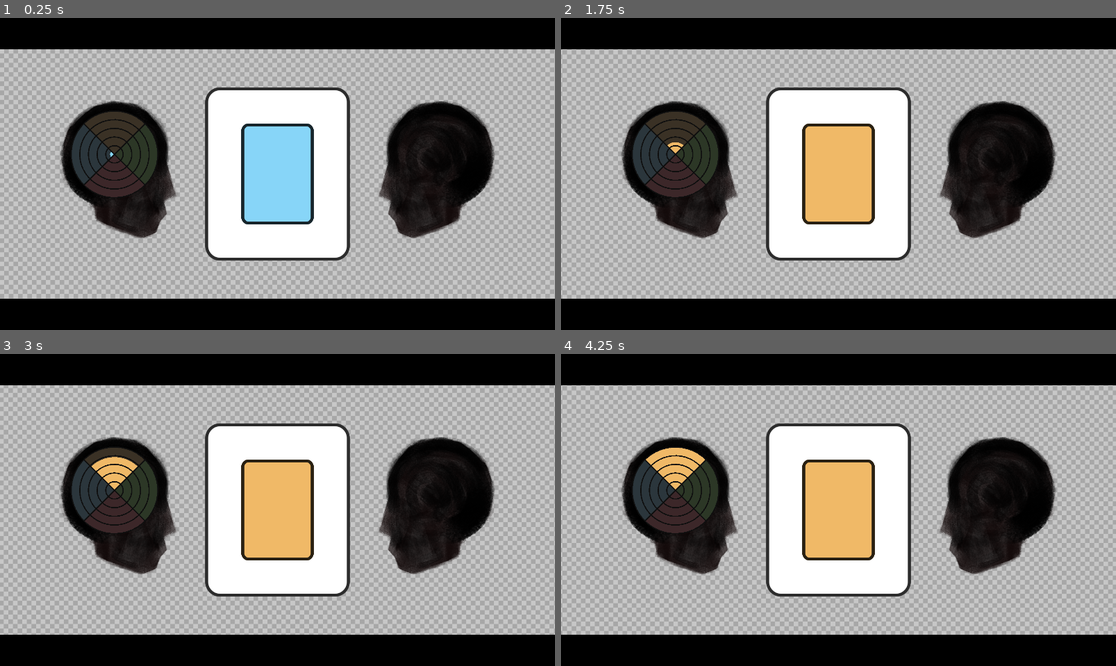
Above: before the commit, frames 1-4 (two rows, left to right).
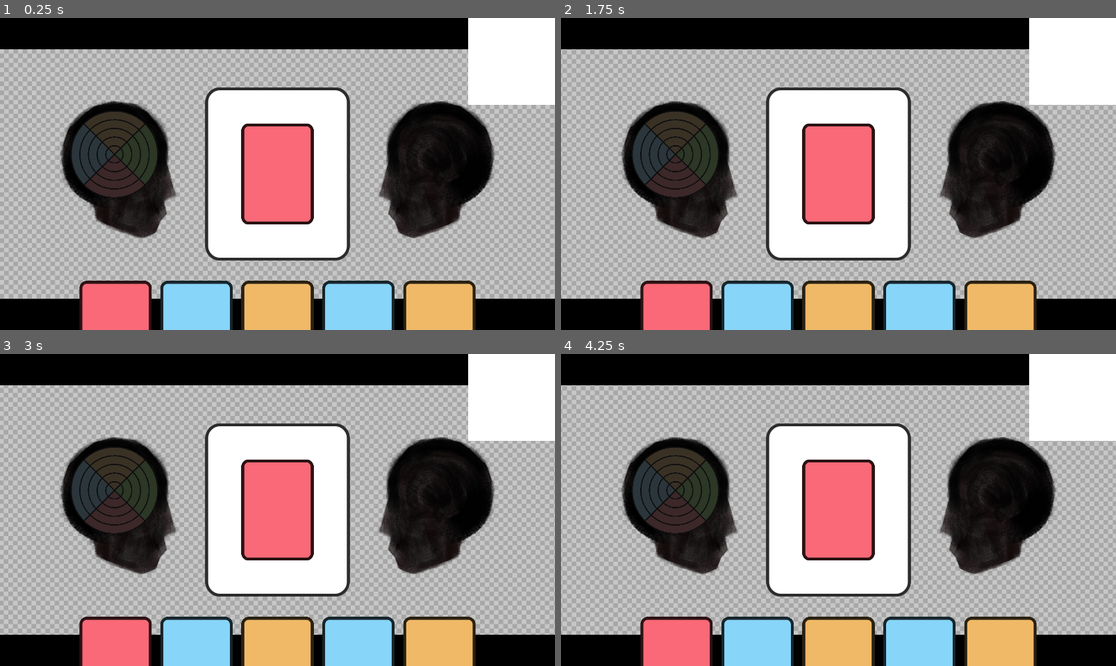
Above: after the commit, the same moments.

Repository: ChristopherMackin/philosophy-game
Game: Godot game, scene res://levels/debate_scene/debate_scene.tscn
Two runs of this game, one before a commit and one after it. Both use one fixed random seed, a clock stepped at 60 frames per second and the inputs below.
Inputs (mouse positions are in pixels of both pictures, inside the frame that each line leads up to):
- Up to frame 1 (0.25 s): no input
- Up to frame 2 (1.75 s): move the mouse to (960, 158) at 0.52 s; click (960, 158) at 0.67 s; move the mouse to (727, 189) at 1.27 s; click (727, 189) at 1.42 s
- Up to frame 3 (3 s): move the mouse to (333, 441) at 2.02 s; click (333, 441) at 2.17 s; move the mouse to (249, 572) at 2.77 s; click (249, 572) at 2.92 s
- Up to frame 4 (4.25 s): tap Enter at 3.5 s; move the mouse to (1005, 556) at 3.52 s; click (1005, 556) at 3.67 s

The runs differ from the first frame. In frame 1, 18% of the frame differs, in the area x 14-100%, y 0-100%; in frame 2, 18%; in frame 3, 19%; in frame 4, 19%.

Commit message:
Added in simple hand implementation

Diff:
--- a/levels/debate_scene/debate_scene.tscn
+++ b/levels/debate_scene/debate_scene.tscn
@@ -1,17 +1,18 @@
-[gd_scene load_steps=19 format=3 uid="uid://bnic63llbdfni"]
+[gd_scene load_steps=20 format=3 uid="uid://bnic63llbdfni"]
 
 [ext_resource type="Script" path="res://levels/debate_scene/debate_scene_manager.gd" id="1_g6ghv"]
 [ext_resource type="Resource" uid="uid://b78boumde1kyk" path="res://system/debate/debate_manager.tres" id="2_i7n4i"]
 [ext_resource type="Shader" path="res://ui/panning_background.gdshader" id="2_pghej"]
 [ext_resource type="Texture2D" uid="uid://ds4nko86gxxsk" path="res://graphics/colorable_checkerboard.png" id="3_cx2hn"]
 [ext_resource type="Resource" uid="uid://d21frda3buspp" path="res://system/character/cpu_1.tres" id="3_dlycd"]
-[ext_resource type="Resource" uid="uid://b84dlq5bco5u" path="res://system/character/cpu_2.tres" id="4_1im8u"]
+[ext_resource type="Resource" uid="uid://byrpux6co0rrw" path="res://system/character/player.tres" id="4_oy81x"]
 [ext_resource type="Script" path="res://scripts/ui/border_control.gd" id="4_xa7gu"]
 [ext_resource type="Script" path="res://scripts/ui/worldspace_hand_ui.gd" id="5_ydk6y"]
 [ext_resource type="PackedScene" uid="uid://cx2gcwo1r71x6" path="res://prefabs/card.tscn" id="6_w84ho"]
 [ext_resource type="Script" path="res://scripts/ui/spread_sprite_container.gd" id="7_ggt8l"]
 [ext_resource type="Texture2D" uid="uid://eejey7xdr2qw" path="res://graphics/PlayerHead.png" id="8_t8onx"]
 [ext_resource type="Script" path="res://scripts/ui/meter_ui.gd" id="9_bqo1k"]
+[ext_resource type="Resource" uid="uid://beevy52aqog34" path="res://system/character/brain/player_brain.tres" id="9_okuc1"]
 [ext_resource type="Texture2D" uid="uid://bnkss4i2rstqj" path="res://graphics/SpeechBubble.png" id="10_w20x3"]
 [ext_resource type="Script" path="res://levels/debate_scene/worldspace_debate_ui.gd" id="11_e7gte"]
 [ext_resource type="Texture2D" uid="uid://bm8tj1s26gjlg" path="res://graphics/TestCard.png" id="12_lrfbd"]
@@ -29,13 +30,14 @@
 
 [node name="Root" type="Node2D"]
 
-[node name="DebateSceneManager" type="Node2D" parent="." node_paths=PackedStringArray("meter_ui", "debate_ui")]
+[node name="DebateSceneManager" type="Node2D" parent="." node_paths=PackedStringArray("meter_ui", "debate_ui", "player_ui")]
 script = ExtResource("1_g6ghv")
 debate_manager = ExtResource("2_i7n4i")
-character_1 = ExtResource("3_dlycd")
-character_2 = ExtResource("4_1im8u")
+proactive_character = ExtResource("3_dlycd")
+reactive_character = ExtResource("4_oy81x")
 meter_ui = NodePath("../Player/PlayerSprite/MeterSprite")
 debate_ui = NodePath("../WorldspaceDebateUI")
+player_ui = NodePath("../WorldspaceHandUI")
 
 [node name="WorldEnvironment" type="WorldEnvironment" parent="."]
 environment = SubResource("Environment_urq48")
@@ -86,7 +88,6 @@
 color = Color(0, 0, 0, 1)
 
 [node name="StatusBar" type="CanvasLayer" parent="."]
-visible = false
 offset = Vector2(2.08165e-12, 2.08165e-12)
 transform = Transform2D(1, 2.08165e-12, 2.08165e-12, 1, 2.08165e-12, 2.08165e-12)
 
@@ -105,6 +106,7 @@
 [node name="WorldspaceHandUI" type="Node2D" parent="." node_paths=PackedStringArray("card_container")]
 position = Vector2(0, 545)
 script = ExtResource("5_ydk6y")
+player_brain = ExtResource("9_okuc1")
 card_container = NodePath("CardContainer")
 card_prefab = ExtResource("6_w84ho")
 
--- a/levels/debate_scene/debate_scene_manager.gd
+++ b/levels/debate_scene/debate_scene_manager.gd
@@ -2,13 +2,15 @@
 
 class_name DebateSceneManager
 @export var debate_manager : DebateManager
-@export var character_1 : Character
-@export var character_2 : Character
+@export var proactive_character : Character
+@export var reactive_character : Character
 
 var debate_action_queue : Queue = Queue.new()
 
 @export var meter_ui : MeterUI
 @export var debate_ui : WorldspaceDebateUI
+
+@export var player_ui : WorldspaceHandUI
 
 var is_animation_locked := false
 
@@ -16,11 +18,8 @@
 
 func _enter_tree():
 	debate_action_queue.on_push = queue_animate
-
-func _ready():
 	debate_manager.connect_signals(self)
-
-	debate_manager.init(character_1, character_2)
+	debate_manager.init(proactive_character, reactive_character)
 
 func queue_animate():
 	if is_animation_locked:
@@ -39,22 +38,22 @@
 		await meter_ui.animation_finished
 	)
 
-func on_reactive_start(hand_card_array : Array):
-	pass
-
 func on_starting_card_played(card : Card):
 	debate_action_queue.push(func ():
 		debate_ui.update_card(card)
 	)
-
-func on_proactive_start(hand_card_array : Array):
-	pass
 
 func on_follow_up_played(card : Card, suit_relationship : DebateSettings.SuitRelationship):
 	debate_action_queue.push(func ():
 		debate_ui.update_card(card)
 	)
 
+func on_hand_update(contestant : Contestant, hand_card_array : Array):
+	if contestant.character == reactive_character:
+		debate_action_queue.push(func ():
+			player_ui.update_card_array(hand_card_array)
+		)
+
 func on_contest(starting_suit : Suit, follow_up_suit : Suit, winning_suit : Suit):
 	print("%s wins the debate!" % (winning_suit.name if winning_suit else "No one"))
 
--- a/scripts/systems/character/brain/player_brain.gd
+++ b/scripts/systems/character/brain/player_brain.gd
@@ -5,7 +5,8 @@
 signal card_played
 
 func think():
-	return await card_played
+	var card = await card_played
+	return card
 
 func play_card(card):
 	card_played.emit(card)
--- a/scripts/systems/debate/contestant.gd
+++ b/scripts/systems/debate/contestant.gd
@@ -14,7 +14,7 @@
 var name : String:
 	get: return character.name
 
-signal on_card_selected(card : Card)
+signal on_hand_update(contestant : Contestant, hand_card_array : Array)
 
 func _init(character : Character):
 	self.character = character
@@ -39,10 +39,18 @@
 		hand_card_array.append(card)
 		added_cards.append(card)
 
+	print("%s drew full hand" % character.name)
+	on_hand_update.emit(self, hand_card_array)
+
 func discard_card(card : Card):
 	var index = hand_card_array.find(card)
 	hand_card_array.remove_at(index)
 	deck.discard_card(card)
 
+	print("%s discarded card" % character.name)
+	on_hand_update.emit(self, hand_card_array)
+
+	print(hand_card_array.size())
+
 	if hand_card_array.size() <= 0:
 		draw_full_hand()
--- a/scripts/systems/debate/debate_manager.gd
+++ b/scripts/systems/debate/debate_manager.gd
@@ -25,23 +25,20 @@
 var subscriber_array : Array
 
 signal on_score_updated(new_score : Vector2)
-signal on_proactive_start(hand_card_array : Array)
 signal on_starting_card_played(card : Card)
-signal on_reactive_start(hand_card_array : Array)
 signal on_follow_up_played(card: Card, suit_relation : DebateSettings.SuitRelationship)
-#Fix this one soon
 signal on_contest(starting_suit : Suit, follow_up_suit : Suit, winning_suit : Suit)
+signal on_hand_update(contestant : Contestant, hand_card_array : Array)
 
 signal on_debate_end()
 
 func connect_signals(node : Node):
 	var signals := [
-		on_proactive_start,
 		on_starting_card_played,
-		on_reactive_start,
 		on_follow_up_played,
 		on_score_updated,
 		on_contest,
+		on_hand_update,
 		on_debate_end,
 	]
 
@@ -57,18 +54,18 @@
 	proactive_contestant = Contestant.new(proactive_character)
 	reactive_contestant = Contestant.new(reactive_character)
 
+	proactive_contestant.on_hand_update.connect(func(con, hand) : on_hand_update.emit(con, hand))
+	reactive_contestant.on_hand_update.connect(func(con, hand) : on_hand_update.emit(con, hand))
+
 	proactive_contestant.ready_up()
 	reactive_contestant.ready_up()
 
 	game_loop()
 
 func game_loop():
-	while !get_is_debate_over():
-		on_proactive_start.emit(proactive_contestant.hand_card_array)
-		proactive_play()
-
-		on_reactive_start.emit(reactive_contestant.hand_card_array)
-		reactive_play()
+	while not get_is_debate_over():
+		await proactive_play()
+		await reactive_play()
 
 	on_debate_end.emit()
 
@@ -91,7 +88,7 @@
 		match suit_relation:
 			DebateSettings.SuitRelationship.SAME:
 				score += debate_settings.get_suit_vector(follow_up_suit)
-				if not get_is_debate_over() : reactive_play()
+				if not get_is_debate_over() : await reactive_play()
 			DebateSettings.SuitRelationship.COMPLEMENTARY:
 				score += debate_settings.get_suit_vector(follow_up_suit)
 			DebateSettings.SuitRelationship.OPPOSING:
@@ -133,4 +130,6 @@
 				proactive_contestant.draw_full_hand()
 				reactive_contestant.draw_full_hand()
 			_:
-				if not get_is_debate_over() : reactive_play()
+				if not get_is_debate_over() : await reactive_play()
+
+		reactive_contestant.draw_full_hand()
--- a/scripts/ui/worldspace_hand_ui.gd
+++ b/scripts/ui/worldspace_hand_ui.gd
@@ -1,10 +1,14 @@
 extends Node2D
+
+class_name WorldspaceHandUI
 
 @export var player_brain : PlayerBrain
 @export var card_container : Node
 var ui_card_array : Array = []
 
 @export var card_prefab : PackedScene
+
+signal animation_finished()
 
 func on_card_played(card : Card):
 	var cards = ui_card_array.map(func(x): return x.card)
@@ -13,7 +17,7 @@
 	element.queue_free()
 
 
-func on_cards_drawn(added_cards : Array):
+func add_cards(added_cards : Array):
 	for card in added_cards:
 		var ui_card : UICard = card_prefab.instantiate()
 
@@ -26,4 +30,22 @@
 		card_container.add_child(ui_card)
 
 func update_card_array(hand_card_array : Array):
-	pass
+	for card in hand_card_array:
+		print(card.data.name)
+
+	print("\n")
+
+	var to_add_array = hand_card_array.duplicate();
+
+	for ui_card : UICard in ui_card_array.duplicate():
+		var index = hand_card_array.find(ui_card.card)
+
+		if index == -1:
+			var i = ui_card_array.find(ui_card)
+			ui_card_array.pop_at(i).queue_free()
+		else:
+			var card = hand_card_array[index]
+			var i = to_add_array.find(card)
+			to_add_array.remove_at(i)
+
+	add_cards(to_add_array)
--- a/system/decks/test_computer_deck_1.tres
+++ b/system/decks/test_computer_deck_1.tres
@@ -11,25 +11,25 @@
 resource_name = "Card Deck Config"
 script = ExtResource("2_roy2j")
 card_data = ExtResource("1_abjll")
-count = 5
+count = 2
 
 [sub_resource type="Resource" id="Resource_qgjfg"]
 resource_name = "Card Deck Config"
 script = ExtResource("2_roy2j")
 card_data = ExtResource("3_7so03")
-count = 1
+count = 2
 
 [sub_resource type="Resource" id="Resource_3v6ub"]
 resource_name = "Card Deck Config"
 script = ExtResource("2_roy2j")
 card_data = ExtResource("4_3s003")
-count = 1
+count = 2
 
 [sub_resource type="Resource" id="Resource_1awok"]
 resource_name = "Card Deck Config"
 script = ExtResource("2_roy2j")
 card_data = ExtResource("5_iuvj3")
-count = 1
+count = 2
 
 [resource]
 script = ExtResource("6_04y8a")
--- a/system/decks/test_computer_deck_2.tres
+++ b/system/decks/test_computer_deck_2.tres
@@ -11,25 +11,25 @@
 resource_name = "Card Deck Config"
 script = ExtResource("2_q1t0m")
 card_data = ExtResource("1_qac38")
-count = 5
+count = 2
 
 [sub_resource type="Resource" id="Resource_qgjfg"]
 resource_name = "Card Deck Config"
 script = ExtResource("2_q1t0m")
 card_data = ExtResource("3_3addg")
-count = 1
+count = 2
 
 [sub_resource type="Resource" id="Resource_3v6ub"]
 resource_name = "Card Deck Config"
 script = ExtResource("2_q1t0m")
 card_data = ExtResource("4_h37nu")
-count = 1
+count = 2
 
 [sub_resource type="Resource" id="Resource_1awok"]
 resource_name = "Card Deck Config"
 script = ExtResource("2_q1t0m")
 card_data = ExtResource("5_ks5dg")
-count = 1
+count = 2
 
 [resource]
 script = ExtResource("6_1fpb0")
